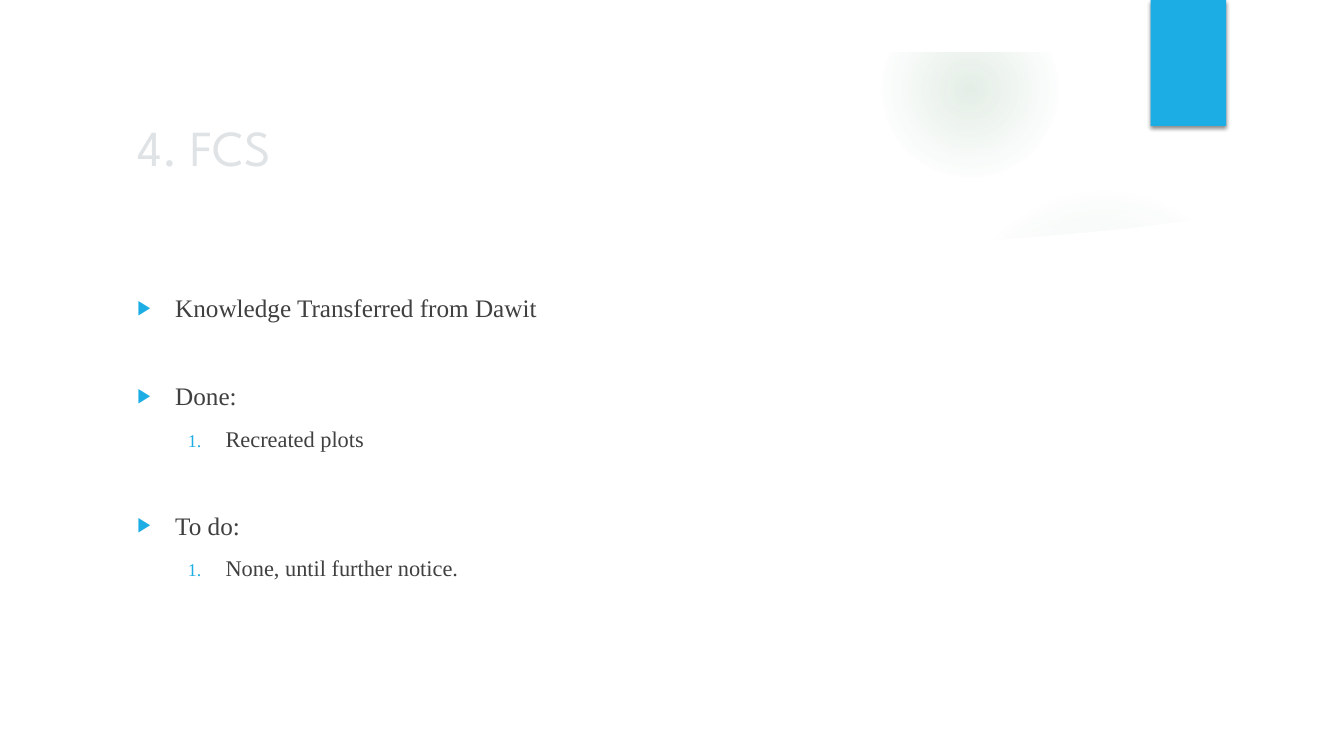
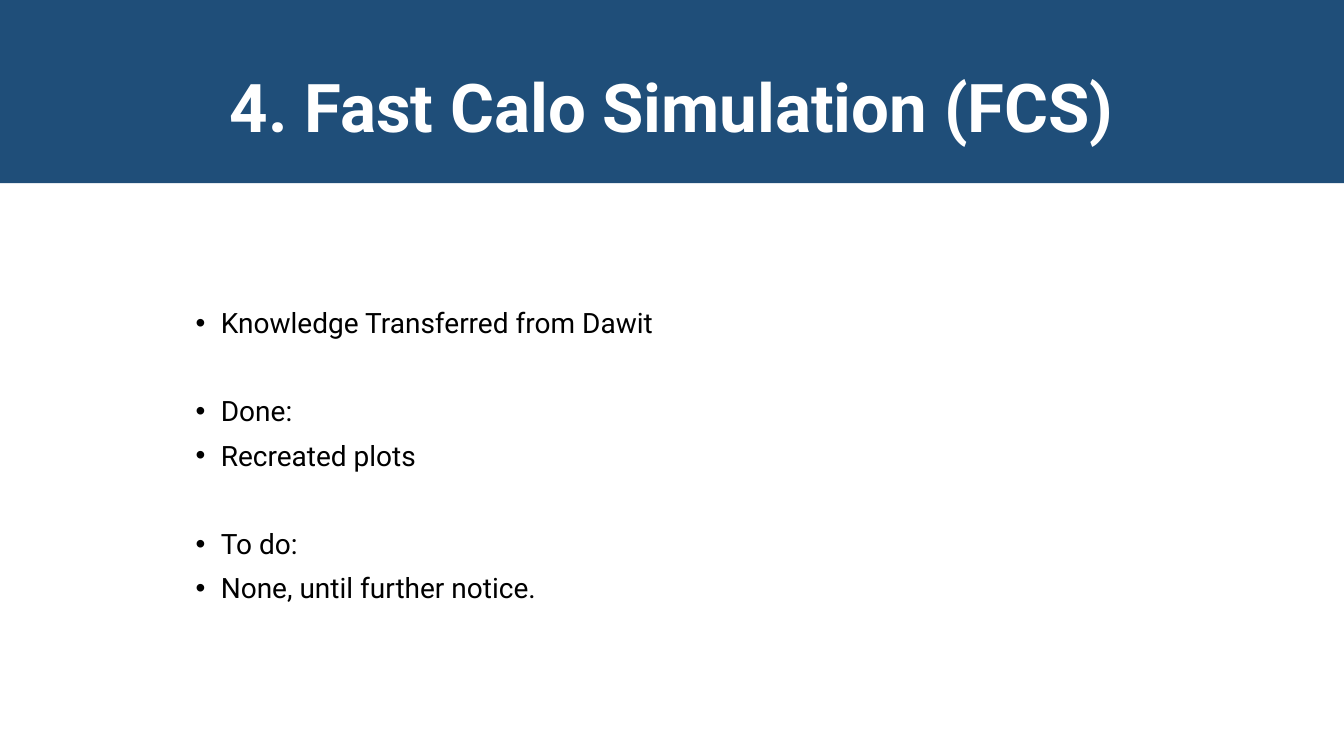
Before and after one commit to JackyMYL/Tile-CIS-group, a slide deck: slide 7 of Chicago Reports/08-15-2022_Jacky&Peter.pptx. Drawn at 1344x756 pixels with LibreOffice and Linux fonts; fonts in the diff are those of the drawing; background and template pictures are left out. Boxes give left, top, right and bottom in pixels: in the first picture for what was removed or moved away, otherwise in the second. Text is boxed around its words. In the diff, an @@ line names an element or a change of style, - is before the commit and + after.

Commit message:
Changed slide formatting

```diff
--- a/Chicago Reports/08-15-2022_Jacky&Peter.pptx
+++ b/Chicago Reports/08-15-2022_Jacky&Peter.pptx
@@ group removed at (x1=0, y1=0, x2=1344, y2=756): 4 ellipses, 3 freeform shapes @@
@@ rectangle added at (x1=0, y1=0, x2=1344, y2=184), fill #1F4E79, 48 pt, text #FFFFFF, bold @@
+4. Fast Calo Simulation (FCS)
@@ rectangle removed at (x1=1150, y1=0, x2=1226, y2=126) @@
@@ title removed at (x1=127, y1=107, x2=1093, y2=185) @@
-4. FCS
@@ text "Knowledge Transferred from Dawit" moved from (x1=175, y1=299, x2=537, y2=579) to (x1=221, y1=311, x2=653, y2=602) @@
@@ text "Knowledge Transferred from Dawit" at (x1=221, y1=311, x2=653, y2=602): size 18 to 20 pt in "Knowledge Transferred from Dawit", "Done:", "To do:"; font Times New Roman to Roboto, text colour #404040 to #000000; size 16 to 20 pt in "Recreated plots", "None, until further notice."; bullet ▶ to •; line spacing 1 to 0.9; bullet 1. to •; list level 2 to 1 in "Recreated plots"; list level 2 to 1 in "None, until further notice." @@
```
Also in this commit, not shown: 8 other slides changed, 4 slides added, 3 slides removed.
